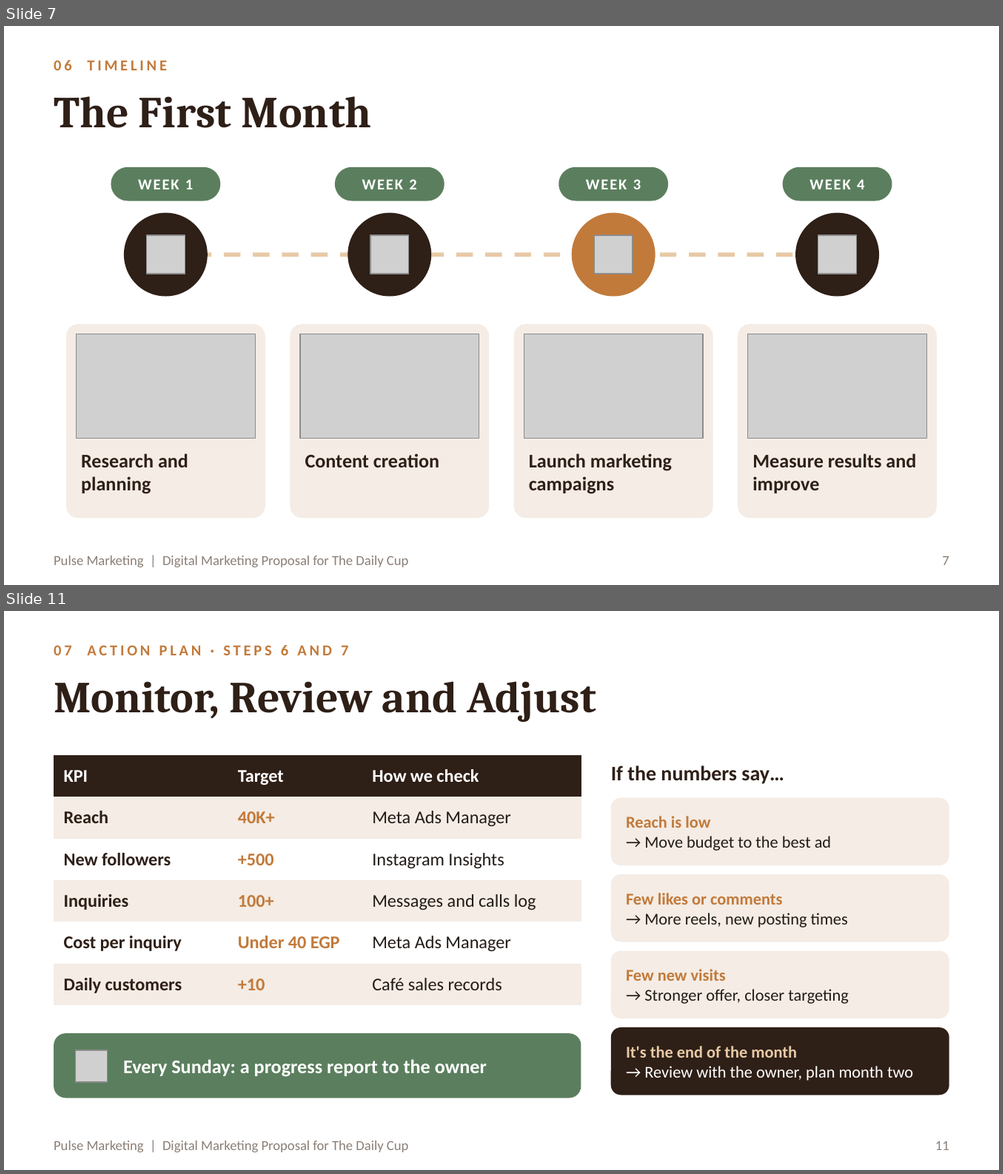
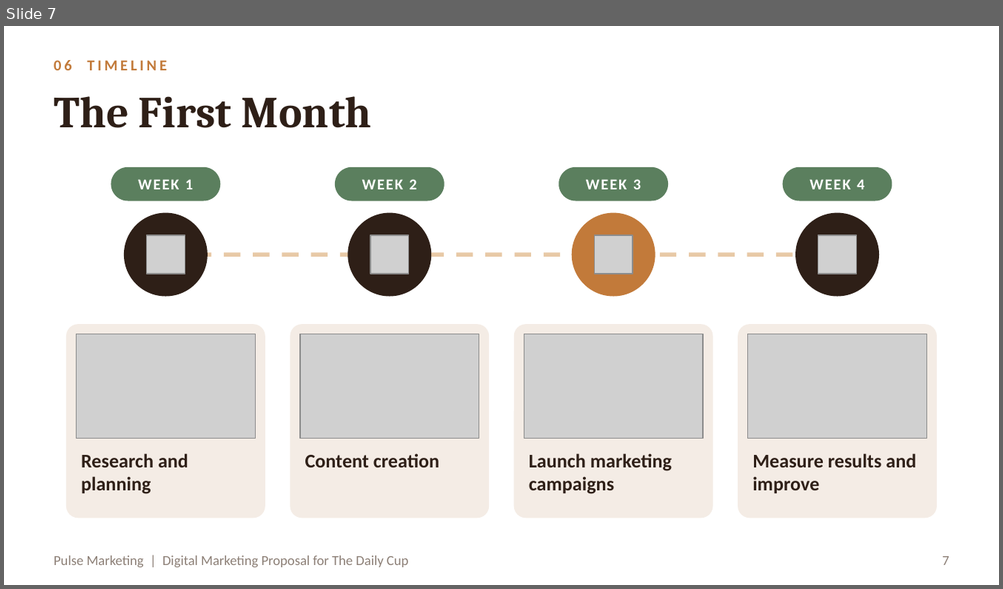
Before and after one commit to RahmaOshba/RahmaOshba, a slide deck: Cafe_Marketing_Proposal.pptx. Shown one above the other, each under a label of ours: slides 7 and 11 before the commit, slide 7 after it; the slides between them are not shown. The pictures are 1003x1174 and 1003x589 pixels, drawn with LibreOffice and Linux fonts; fonts in the diff are those of the drawing; grey boxes stand for pictures. Boxes give left, top, right and bottom in pixels: in the first picture for what was removed or moved away, otherwise in the second. Text is boxed around its words. In the diff, an @@ line names an element or a change of style, - is before the commit and + after.

```diff
--- a/Cafe_Marketing_Proposal.pptx
+++ b/Cafe_Marketing_Proposal.pptx
@@ slide 11 removed at (x1=4, y1=611, x2=999, y2=1170), background #FFFFFF; not listed: 1 template element that a slide beside it also shows @@
@@ text removed at (x1=54, y1=645, x2=348, y2=655) @@
-07 ACTION PLAN · STEPS 6 AND 7
@@ title removed at (x1=54, y1=681, x2=597, y2=722) @@
-Monitor, Review and Adjust
@@ table removed at (x1=54, y1=755, x2=581, y2=997), 6 rows, 3 columns @@
-KPI | Target | How we check
-Reach | 40K+ | Meta Ads Manager
-New followers | +500 | Instagram Insights
-Inquiries | 100+ | Messages and calls log
-Cost per inquiry | Under 40 EGP | Meta Ads Manager
-Daily customers | +10 | Café sales records
@@ text removed at (x1=611, y1=766, x2=784, y2=784) @@
-If the numbers say…
@@ rounded rectangle removed at (x1=611, y1=798, x2=949, y2=866) @@
@@ text removed at (x1=626, y1=816, x2=831, y2=851) @@
-Reach is low
-→ Move budget to the best ad
@@ rounded rectangle removed at (x1=611, y1=874, x2=949, y2=943) @@
@@ text removed at (x1=626, y1=893, x2=848, y2=928) @@
-Few likes or comments
-→ More reels, new posting times
@@ rounded rectangle removed at (x1=611, y1=951, x2=949, y2=1019) @@
@@ text removed at (x1=626, y1=969, x2=848, y2=1004) @@
-Few new visits
-→ Stronger offer, closer targeting
@@ rounded rectangle removed at (x1=611, y1=1028, x2=949, y2=1096) @@
@@ rounded rectangle removed at (x1=54, y1=1034, x2=581, y2=1099) @@
@@ picture removed at (x1=76, y1=1051, x2=108, y2=1082) @@
@@ text removed at (x1=626, y1=1046, x2=913, y2=1081) @@
-It's the end of the month
-→ Review with the owner, plan month two
@@ text removed at (x1=123, y1=1059, x2=486, y2=1077) @@
-Every Sunday: a progress report to the owner
@@ page number removed at (x1=935, y1=1142, x2=949, y2=1150) @@
-11
```
Also in this commit, not shown: 6 slides changed, 3 other slides removed, 3 other files.
